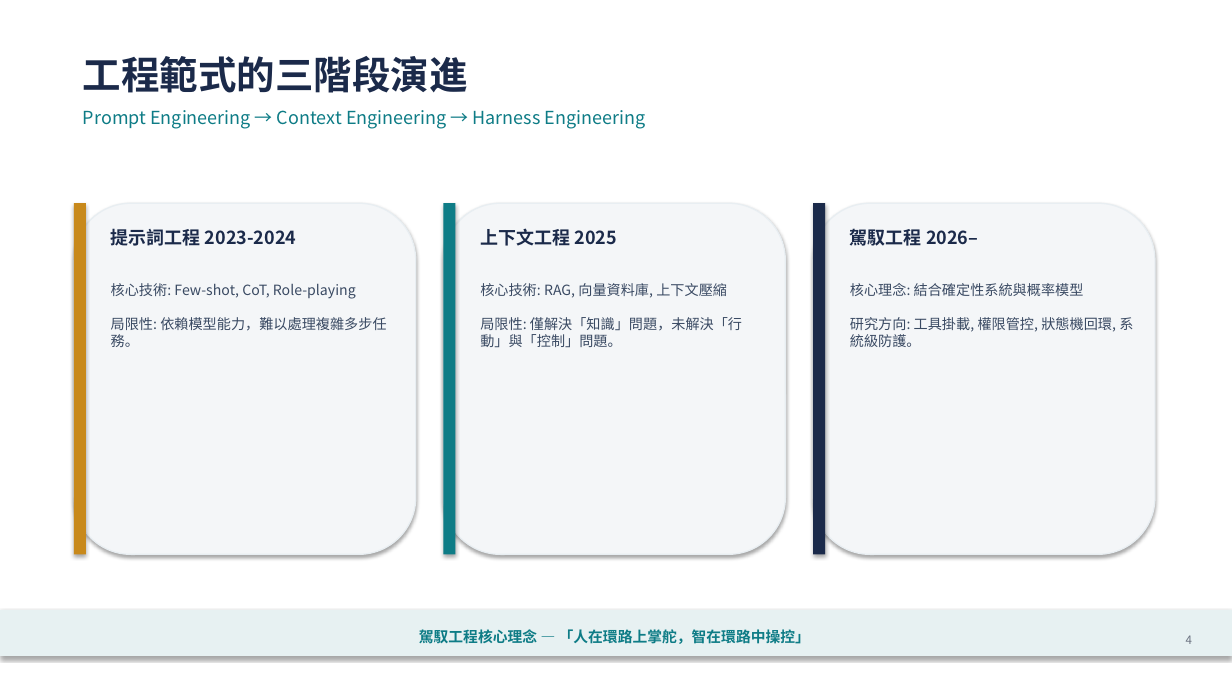
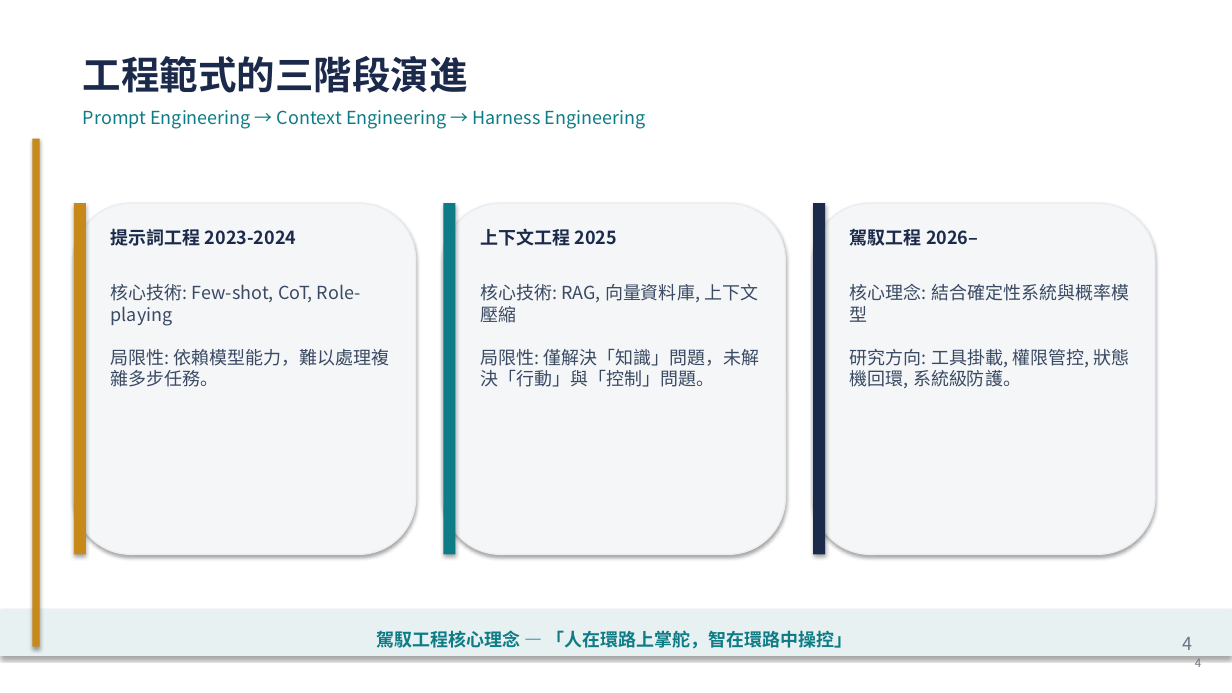
Before and after one commit to eddyzaeros-ops/ai-agent-harness-architecture, a slide deck: slide 4 of 智能體駕馭工程_Claude_Code簡報.pptx. Drawn at 1232x693 pixels with LibreOffice and Linux fonts; fonts in the diff are those of the drawing. Boxes give left, top, right and bottom in pixels: in the first picture for what was removed or moved away, otherwise in the second. Text is boxed around its words. In the diff, an @@ line names an element or a change of style, - is before the commit and + after.

Commit message:
chore: upgrade PPTX body font size to 14pt and sync updated docs

```diff
--- a/智能體駕馭工程_Claude_Code簡報.pptx
+++ b/智能體駕馭工程_Claude_Code簡報.pptx
@@ rectangle added at (32, 139, 40, 647), fill #C8891B @@
@@ size 11 to 14 pt in 3 elements at (111, 284, 390, 387), (480, 284, 759, 387), (850, 284, 1129, 388) @@
@@ text "駕馭工程核心理念 — 「人在環路上掌舵，智在環路中操控」" at (376, 630, 852, 649): size 11.5 to 14 pt @@
@@ text "4" at (1182, 637, 1192, 650): size 9 to 14 pt @@
@@ text added at (1195, 655, 1201, 671), 9 pt, text #6B7280 @@
+4
```
Also in this commit, not shown: 14 other slides changed, 4 other files.
